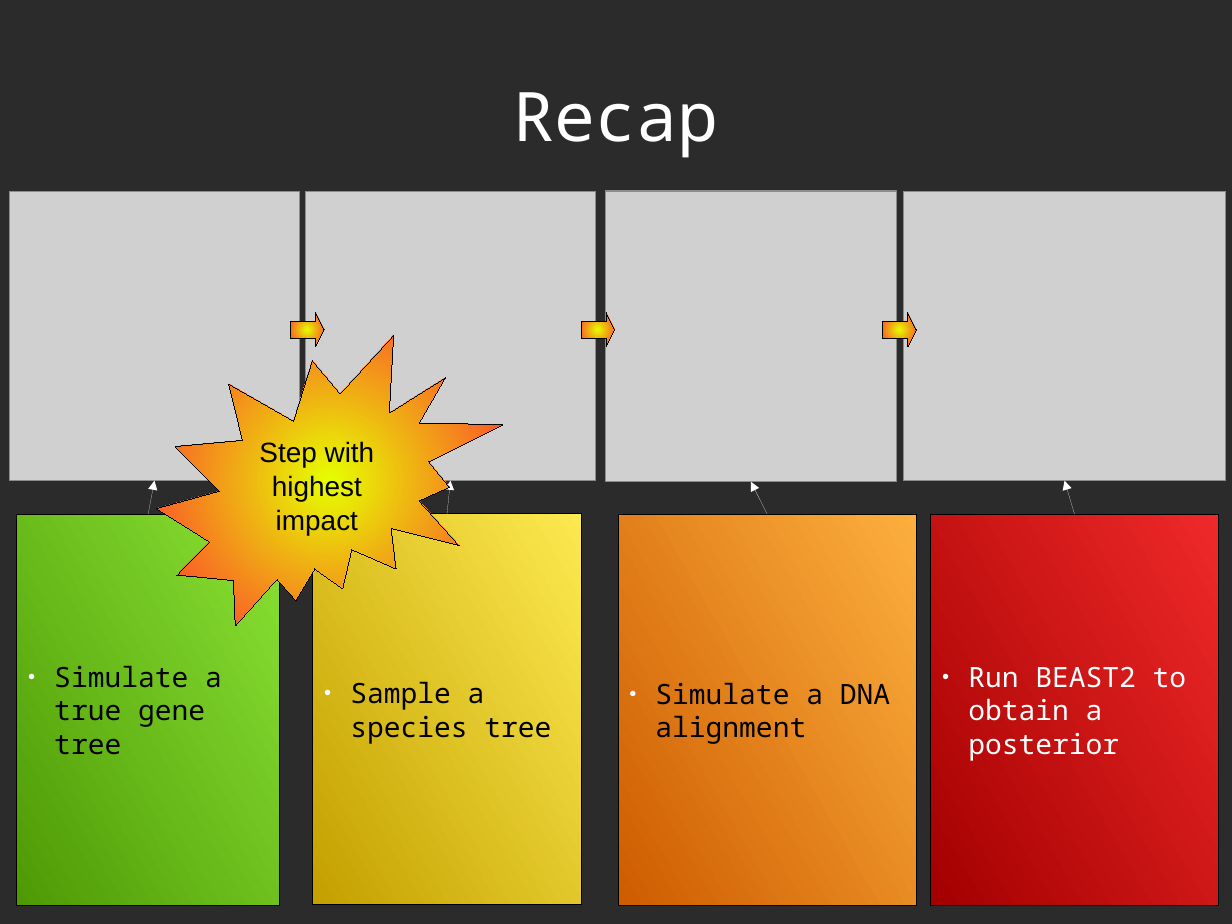
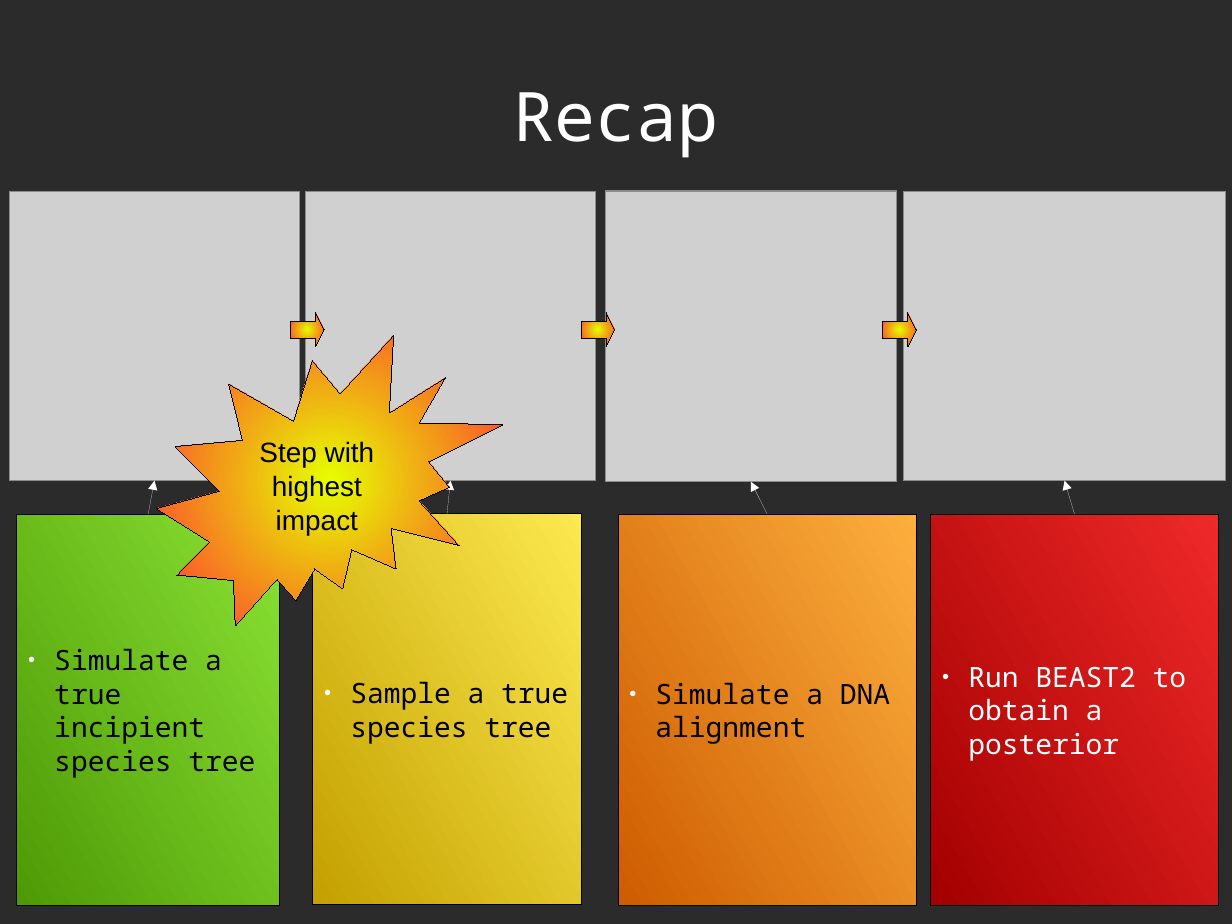
Before and after one commit to richelbilderbeek/Science, a slide deck: slide 3 of Bilderbeek20160203TeceMeeting/20160203TeceMeeting.odp. Drawn at 1232x924 pixels with LibreOffice and Linux fonts; fonts in the diff are those of the drawing; grey boxes stand for pictures; background and template pictures are left out; a plain dark background stands for a picture behind light text. Boxes give left, top, right and bottom in pixels: in the first picture for what was removed or moved away, otherwise in the second. Text is boxed around its words. In the diff, an @@ line names an element or a change of style, - is before the commit and + after.

```diff
--- a/Bilderbeek20160203TeceMeeting/20160203TeceMeeting.odp
+++ b/Bilderbeek20160203TeceMeeting/20160203TeceMeeting.odp
@@ text in rectangle at bbox=[54, 648, 255, 778]: text changed @@
-● Simulate a true gene tree
+● Simulate a true incipient species tree
@@ text in rectangle at bbox=[350, 681, 568, 744]: text changed @@
-● Sample a species tree
+● Sample a true species tree
```
Also in this commit, not shown: 4 other slides changed, 1 other file.
